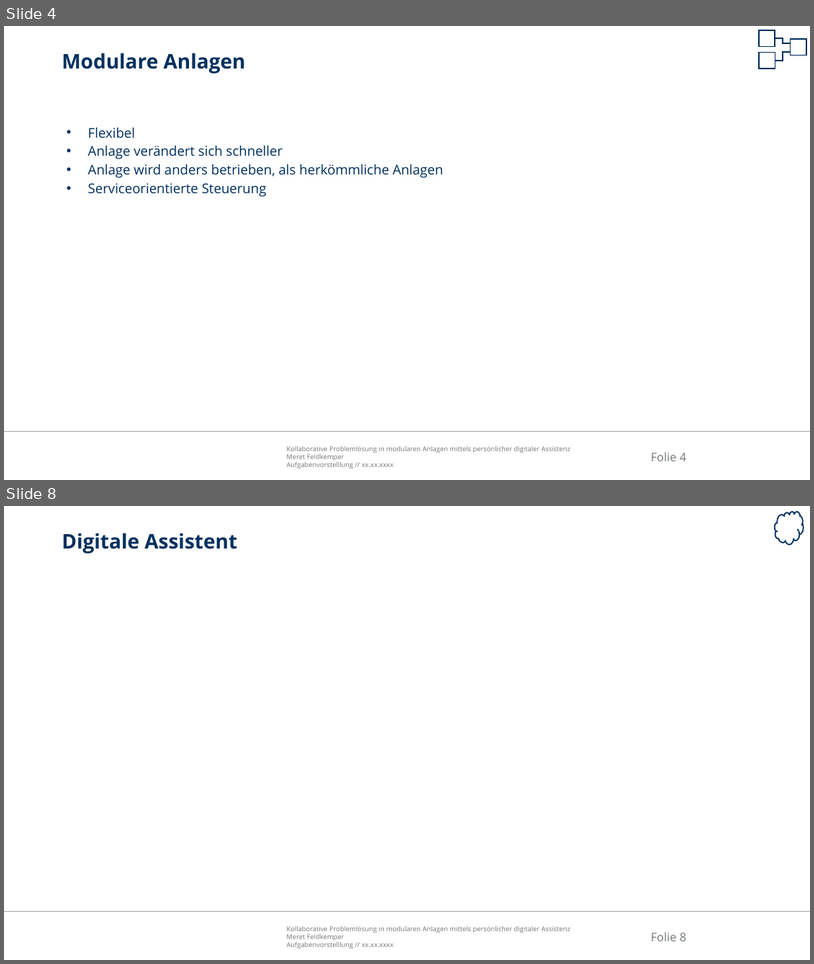
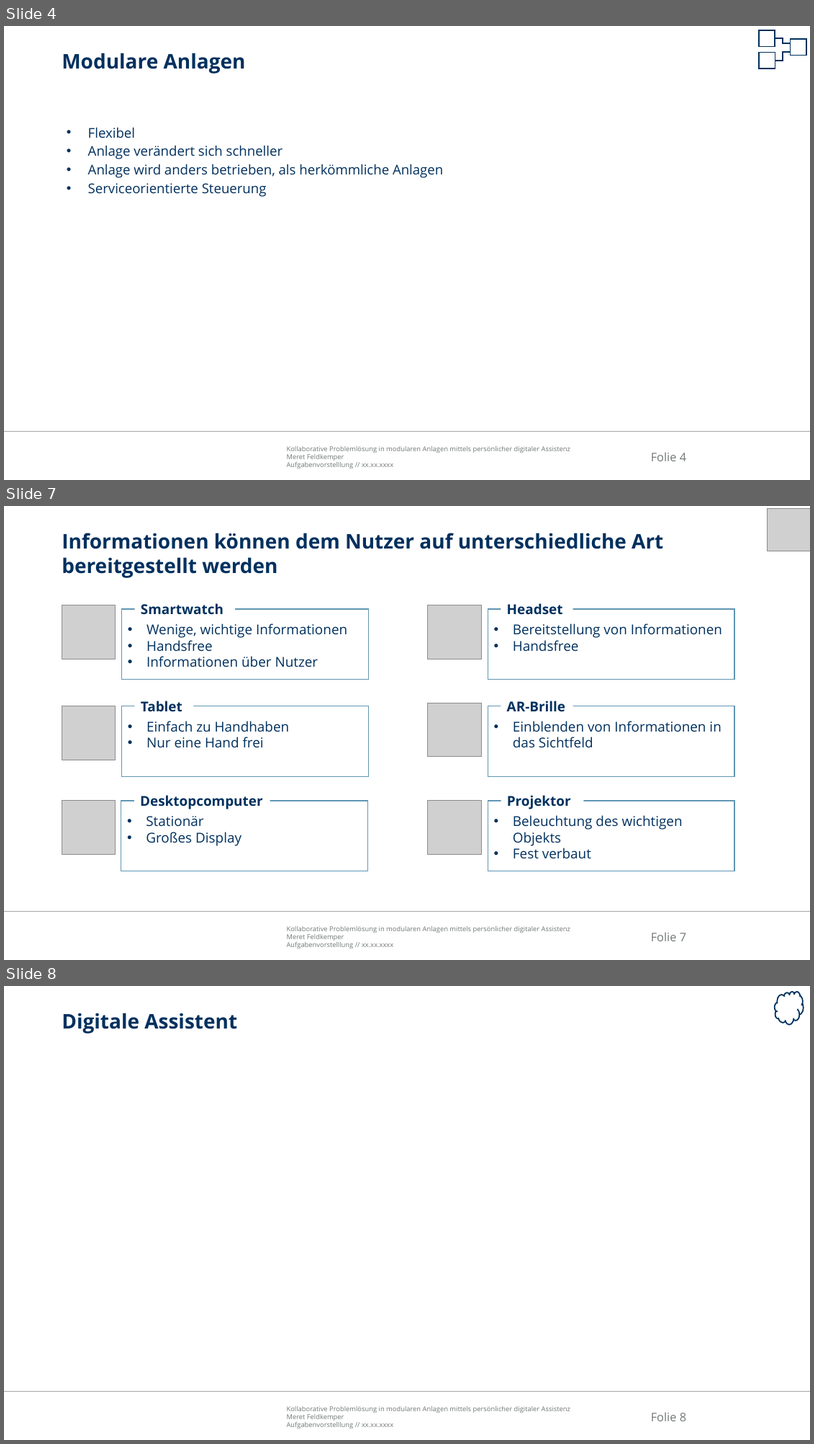
Before and after one commit to Ral3007/Diplomarbeit, a slide deck: Dokumente/Präsentationen/2019-01-07_DA_Feldkemper_Aufgabenvorstellung.pptx. Shown one above the other, each under a label of ours: slides 4 and 8 before the commit, slides 4, 7 and 8 after it; the slides between them are not shown. The pictures are 814x964 and 814x1444 pixels, drawn with LibreOffice and Linux fonts; fonts in the diff are those of the drawing; grey boxes stand for pictures; background and template pictures are left out. Boxes give left, top, right and bottom in pixels: in the first picture for what was removed or moved away, otherwise in the second. Text is boxed around its words. In the diff, an @@ line names an element or a change of style, - is before the commit and + after.

```diff
--- a/Dokumente/Präsentationen/2019-01-07_DA_Feldkemper_Aufgabenvorstellung.pptx
+++ b/Dokumente/Präsentationen/2019-01-07_DA_Feldkemper_Aufgabenvorstellung.pptx
@@ slide 7 added at [4, 506, 810, 960], background #FFFFFF; not listed: 3 template elements that a slide beside it also shows @@
@@ picture added at [767, 508, 810, 551] @@
@@ title added at [62, 533, 664, 578], 24 pt, text #00305E, bold @@
+Informationen können dem Nutzer auf unterschiedliche Art bereitgestellt werden
@@ picture added at [62, 605, 116, 659] @@
@@ rectangle added at [122, 609, 369, 679], fill #FFFFFF, outline #6096B3 1 pt, 16.2 pt, text #00305E @@
+• Wenige, wichtige Informationen
+• Handsfree
+• Informationen über Nutzer
@@ text added at [141, 603, 224, 615], 16.2 pt, text #00305E, bold @@
+Smartwatch
@@ picture added at [428, 605, 482, 659] @@
@@ rectangle added at [488, 609, 735, 679], fill #FFFFFF, outline #6096B3 1 pt, 16.2 pt, text #00305E @@
+• Bereitstellung von Informationen
+• Handsfree
@@ text added at [507, 603, 563, 615], 16.2 pt, text #00305E, bold @@
+Headset
@@ picture added at [62, 706, 116, 760] @@
@@ rectangle added at [122, 706, 369, 777], fill #FFFFFF, outline #6096B3 1 pt, 16.2 pt, text #00305E @@
+• Einfach zu Handhaben
+• Nur eine Hand frei
@@ text added at [141, 700, 183, 712], 16.2 pt, text #00305E, bold @@
+Tablet
@@ picture added at [428, 703, 482, 757] @@
@@ rectangle added at [488, 706, 735, 777], fill #FFFFFF, outline #6096B3 1 pt, 16.2 pt, text #00305E @@
+• Einblenden von Informationen in das Sichtfeld
@@ text added at [507, 700, 566, 712], 16.2 pt, text #00305E, bold @@
+AR-Brille
@@ picture added at [62, 800, 116, 854] @@
@@ rectangle added at [121, 800, 368, 871], fill #FFFFFF, outline #6096B3 1 pt, 16.2 pt, text #00305E @@
+• Stationär
+• Großes Display
@@ text added at [140, 795, 262, 809], 16.2 pt, text #00305E, bold @@
+Desktopcomputer
@@ picture added at [428, 800, 482, 854] @@
@@ rectangle added at [488, 800, 735, 871], fill #FFFFFF, outline #6096B3 1 pt, 16.2 pt, text #00305E @@
+• Beleuchtung des wichtigen Objekts
+• Fest verbaut
@@ text added at [507, 795, 571, 809], 16.2 pt, text #00305E, bold @@
+Projektor
```
Also in this commit, not shown: 4 slides changed, 1 slide removed, 9 other files.
